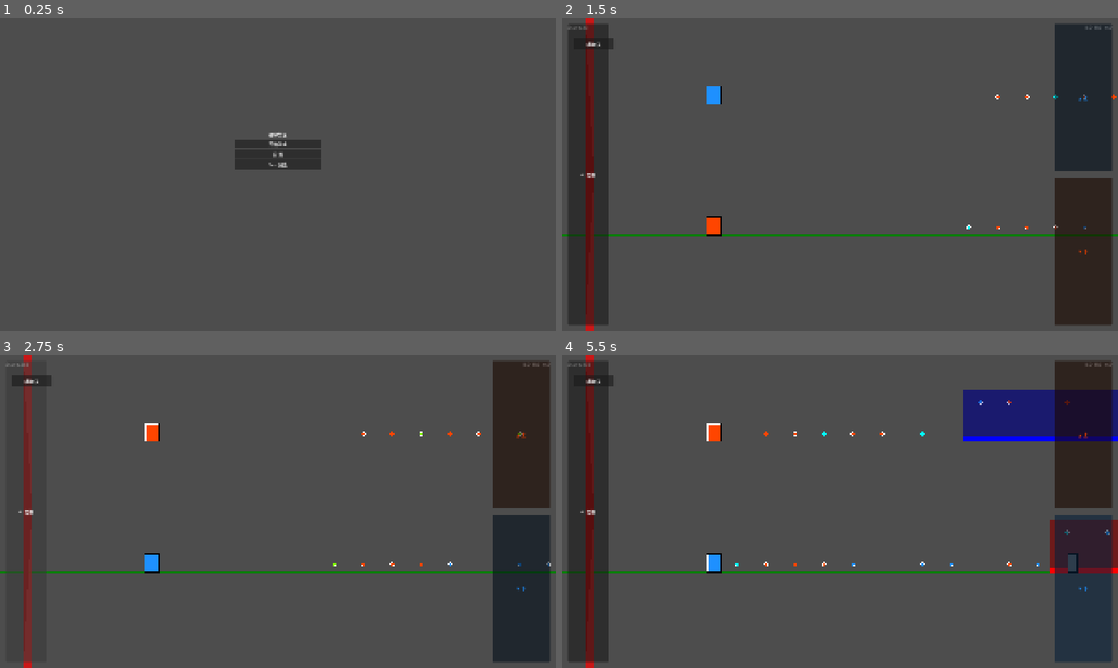
Above: before the commit, frames 1-4 (two rows, left to right).
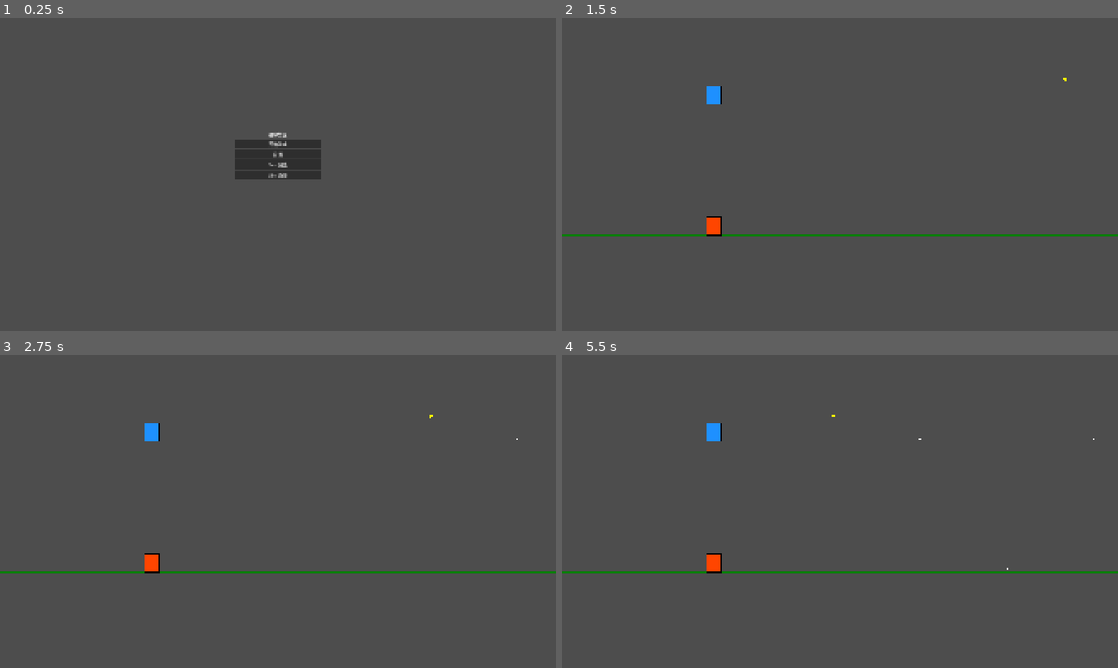
Above: after the commit, the same moments.

Repository: GeorgeMee/Magnetix
Game: Godot game, scene res://src/scenes/ui/start_menu.tscn
Same seed, same stepped clock (60 frames per second), same inputs: the game is played once before the commit and once after it.
Inputs (mouse positions are in pixels of both pictures, inside the frame that each line leads up to):
- Up to frame 1 (0.25 s): no input
- Up to frame 2 (1.5 s): click (840, 174) at 0.5 s, where only the run after the commit has a clickable "Sim 场景"; click (840, 143) at 1.25 s, where only the run before the commit has a clickable "开始游戏"
- Up to frame 3 (2.75 s): click (27, 511) at 2 s, where only the run before the commit has a clickable "⇄ 交换"
- Up to frame 4 (5.5 s): click (595, 380) at 2.75 s, where only the run before the commit has a clickable "辅助:关"; click (595, 380) at 3.5 s, where only the run before the commit has a clickable "辅助:开"; click (1084, 433) at 4.25 s, where only the run before the commit has a clickable "▲ 上"; click (1084, 589) at 5 s, where only the run before the commit has a clickable "▼ 下"

The runs differ from the first frame. In frame 1, 0.4% of the frame differs, in the area x 42-58%, y 48-52%; in frame 2, 17%; in frame 3, 12%; in frame 4, 20%, in the area x 0-100%, y 0-100%.

Commit message:
Add SimScene: real physics sim with AI-driven input controller
- SimMagnetManager: overrides get_target_surface to return CEILING when
  magnetism active, no real Magnet objects needed
- SimController: reads trajectory, toggles magnetism on/off to match
  target surface at each decision point (CEILING=on, FLOOR=off), executes swap
- SimScene: lightweight game scene (PhysicsSystem, ScrollManager,
  SimMagnetManager, ChunkChoreographer, two Characters, no obstacles)
- start_menu: add 'Sim 场景' button

Diff:
--- /dev/null
+++ b/src/scenes/sim/sim_scene.tscn
@@ -0,0 +1,26 @@
+[gd_scene load_steps=7 format=3 uid="uid://simscene"]
+
+[ext_resource type="Script" path="res://src/scripts/sim/sim_scene.gd" id="1_sim"]
+[ext_resource type="Script" path="res://src/scripts/core/physics_system.gd" id="2_physics"]
+[ext_resource type="Script" path="res://src/scripts/game/scroll_manager.gd" id="3_scroll"]
+[ext_resource type="Script" path="res://src/scripts/sim/sim_magnet_manager.gd" id="4_magnet"]
+[ext_resource type="Script" path="res://src/scripts/game/chunk_choreographer.gd" id="5_choreo"]
+[ext_resource type="Script" path="res://src/scripts/sim/sim_controller.gd" id="6_ctrl"]
+
+[node name="SimScene" type="Node2D"]
+script = ExtResource("1_sim")
+
+[node name="PhysicsSystem" type="Node" parent="."]
+script = ExtResource("2_physics")
+
+[node name="ScrollManager" type="Node" parent="."]
+script = ExtResource("3_scroll")
+
+[node name="SimMagnetManager" type="Node" parent="."]
+script = ExtResource("4_magnet")
+
+[node name="ChunkChoreographer" type="Node" parent="."]
+script = ExtResource("5_choreo")
+
+[node name="SimController" type="Node" parent="."]
+script = ExtResource("6_ctrl")
--- a/src/scenes/ui/start_menu.tscn
+++ b/src/scenes/ui/start_menu.tscn
@@ -45,3 +45,8 @@
 unique_name_in_owner = true
 layout_mode = 2
 text = "Sim 预览"
+
+[node name="SimSceneButton" type="Button" parent="VBoxContainer"]
+unique_name_in_owner = true
+layout_mode = 2
+text = "Sim 场景"
--- /dev/null
+++ b/src/scripts/sim/sim_controller.gd
@@ -0,0 +1,66 @@
+class_name SimController
+extends Node
+
+var character_a: Character
+var character_b: Character
+var choreographer: ChunkChoreographer
+var tracked_index_a := -1
+var tracked_index_b := -1
+var tracked_swap_index := -1
+
+func setup(ca: Character, cb: Character, chor: ChunkChoreographer) -> void:
+	character_a = ca
+	character_b = cb
+	choreographer = chor
+
+func _process(_delta: float) -> void:
+	if GameManager.state != GameManager.GameState.PLAYING:
+		return
+	var sim_time := GameManager.scroll_manager.world_offset
+	_check_a(sim_time)
+	_check_b(sim_time)
+	_check_swap(sim_time)
+
+func _check_a(sim_time: float) -> void:
+	var traj := choreographer.trajectory
+	for i in range(max(tracked_index_a + 1, 0), traj.size()):
+		var pt := traj[i]
+		if pt.world_x > sim_time:
+			break
+		tracked_index_a = i
+		var target_ceil := pt.char_a_surface == SimAI.Surface.CEILING
+		if target_ceil and not character_a.magnetism_active:
+			character_a.toggle_magnetism()
+		elif not target_ceil and character_a.magnetism_active:
+			character_a.toggle_magnetism()
+
+func _check_b(sim_time: float) -> void:
+	var traj := choreographer.trajectory
+	for i in range(max(tracked_index_b + 1, 0), traj.size()):
+		var pt := traj[i]
+		if pt.world_x > sim_time:
+			break
+		tracked_index_b = i
+		var target_ceil := pt.char_b_surface == SimAI.Surface.CEILING
+		if target_ceil and not character_b.magnetism_active:
+			character_b.toggle_magnetism()
+		elif not target_ceil and character_b.magnetism_active:
+			character_b.toggle_magnetism()
+
+func _check_swap(sim_time: float) -> void:
+	var traj := choreographer.trajectory
+	for i in range(max(tracked_swap_index + 1, 0), traj.size()):
+		var pt := traj[i]
+		if pt.world_x > sim_time:
+			break
+		tracked_swap_index = i
+		if pt.swap_trigger:
+			_do_swap()
+
+func _do_swap() -> void:
+	var tmp_color := character_a.character_color
+	var tmp_polarity := character_a.character_polarity
+	character_a.character_color = character_b.character_color
+	character_a.character_polarity = character_b.character_polarity
+	character_b.character_color = tmp_color
+	character_b.character_polarity = tmp_polarity
--- /dev/null
+++ b/src/scripts/sim/sim_magnet_manager.gd
@@ -0,0 +1,10 @@
+class_name SimMagnetManager
+extends MagnetManager
+
+func is_character_in_any_field(character: Character) -> bool:
+	return character.magnetism_active
+
+func get_target_surface(character: Character, magnetism_active: bool) -> Character.Surface:
+	if magnetism_active:
+		return Character.Surface.CEILING
+	return Character.Surface.FLOOR
--- /dev/null
+++ b/src/scripts/sim/sim_scene.gd
@@ -0,0 +1,77 @@
+extends Node2D
+
+@onready var physics_system: PhysicsSystem = $PhysicsSystem
+@onready var scroll_manager: ScrollManager = $ScrollManager
+@onready var sim_magnet_manager: SimMagnetManager = $SimMagnetManager
+@onready var choreographer: ChunkChoreographer = $ChunkChoreographer
+@onready var sim_controller: SimController = $SimController
+
+var character_a: Character
+var character_b: Character
+var character_scene: PackedScene = preload("res://src/scenes/game/character.tscn")
+
+func _ready() -> void:
+	GameManager.physics_system = physics_system
+	GameManager.scroll_manager = scroll_manager
+	GameManager.magnet_manager = sim_magnet_manager
+	GameManager.choreographer = choreographer
+
+	_spawn_characters()
+	GameManager.character_a = character_a
+	GameManager.character_b = character_b
+
+	_ensure_trajectory()
+	sim_controller.setup(character_a, character_b, choreographer)
+	GameManager.start_game()
+
+func _spawn_characters() -> void:
+	character_a = character_scene.instantiate()
+	character_a.lane = Character.Lane.TOP
+	character_a.character_polarity = Magnet.Polarity.NORTH
+	character_a.character_color = Color.DODGER_BLUE
+	add_child(character_a)
+
+	character_b = character_scene.instantiate()
+	character_b.lane = Character.Lane.BOTTOM
+	character_b.character_polarity = Magnet.Polarity.SOUTH
+	character_b.character_color = Color.ORANGE_RED
+	add_child(character_b)
+
+func _process(_delta: float) -> void:
+	if GameManager.state != GameManager.GameState.PLAYING:
+		return
+	_ensure_trajectory()
+	queue_redraw()
+
+func _draw() -> void:
+	_draw_lane(GameManager.lane_top_y, Color.WEB_GREEN)
+	_draw_lane(GameManager.lane_bottom_y, Color.WEB_GREEN)
+	_draw_trajectory_debug()
+
+func _draw_lane(floor_y: float, color: Color) -> void:
+	var vp_w := get_viewport().get_visible_rect().size.x
+	draw_line(Vector2(0, floor_y), Vector2(vp_w, floor_y), color, 3.0)
+	draw_line(Vector2(0, floor_y - GameManager.ceiling_offset), Vector2(vp_w, floor_y - GameManager.ceiling_offset), color.darkened(0.4), 2.0)
+
+func _draw_trajectory_debug() -> void:
+	for pt in choreographer.trajectory:
+		var sx := scroll_manager.world_to_screen_x(pt.world_x)
+		if sx < -100 or sx > get_viewport().get_visible_rect().size.x + 100:
+			continue
+		if pt.swap_trigger:
+			draw_circle(Vector2(sx, GameManager.lane_top_y - GameManager.ceiling_offset * 0.5), 6.0, Color.YELLOW)
+		if pt.magnet_a_trigger:
+			draw_circle(Vector2(sx, GameManager.lane_top_y - 10), 4.0, Color.WHITE)
+		if pt.magnet_b_trigger:
+			draw_circle(Vector2(sx, GameManager.lane_bottom_y - 10), 4.0, Color.WHITE)
+
+func _ensure_trajectory() -> void:
+	if not character_a or not character_b:
+		return
+	var from_x := scroll_manager.screen_to_world_x(1920)
+	choreographer.ensure_trajectory(from_x, character_a.character_polarity, character_b.character_polarity)
+	GameManager.trajectory_data = choreographer.trajectory
+
+func _input(event: InputEvent) -> void:
+	if event.is_action_pressed("ui_cancel"):
+		get_tree().change_scene_to_file("res://src/scenes/ui/start_menu.tscn")
--- a/src/scripts/ui/start_menu.gd
+++ b/src/scripts/ui/start_menu.gd
@@ -7,12 +7,16 @@
 	%StartButton.pressed.connect(_on_start)
 	%SettingsButton.pressed.connect(_on_settings)
 	%SimPreviewButton.pressed.connect(_on_sim_preview)
+	%SimSceneButton.pressed.connect(_on_sim_scene)
 
 func _on_start() -> void:
 	get_tree().change_scene_to_file("res://src/scenes/main/main.tscn")
 
 func _on_sim_preview() -> void:
 	get_tree().change_scene_to_file("res://src/scenes/ui/sim_preview.tscn")
+
+func _on_sim_scene() -> void:
+	get_tree().change_scene_to_file("res://src/scenes/sim/sim_scene.tscn")
 
 func _on_settings() -> void:
 	if settings_panel:
Not shown, added: src/scripts/sim/sim_controller.gd.uid
Not shown, added: src/scripts/sim/sim_magnet_manager.gd.uid
Not shown, added: src/scripts/sim/sim_scene.gd.uid
